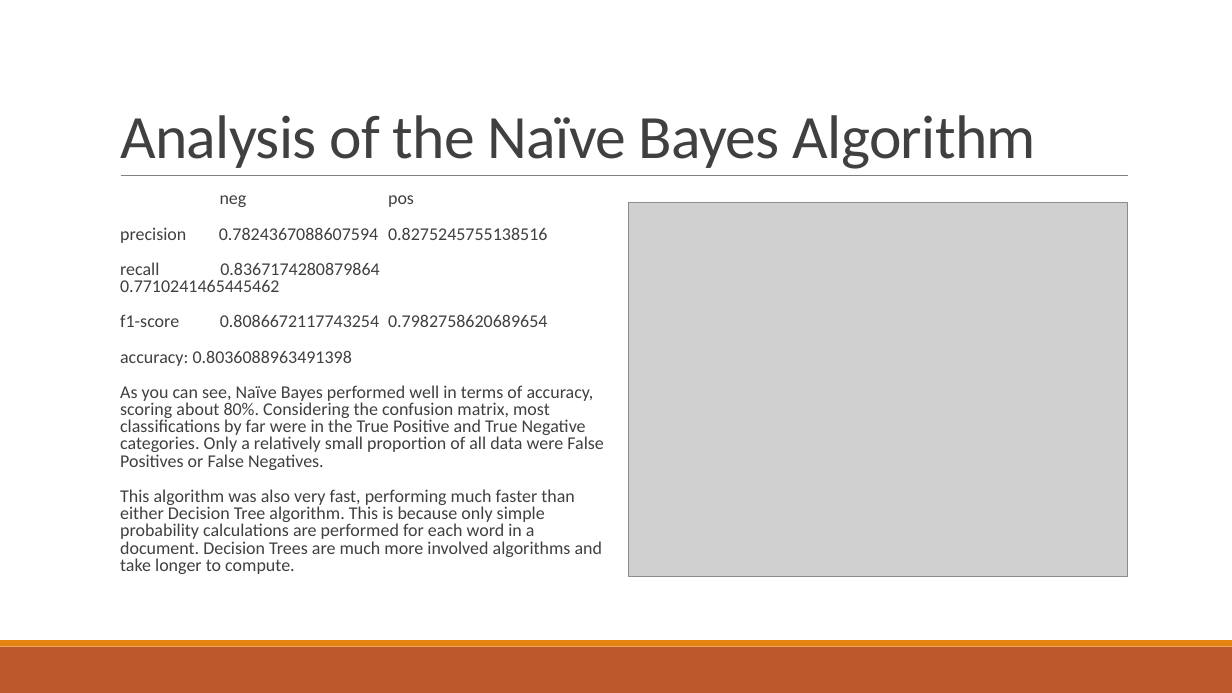
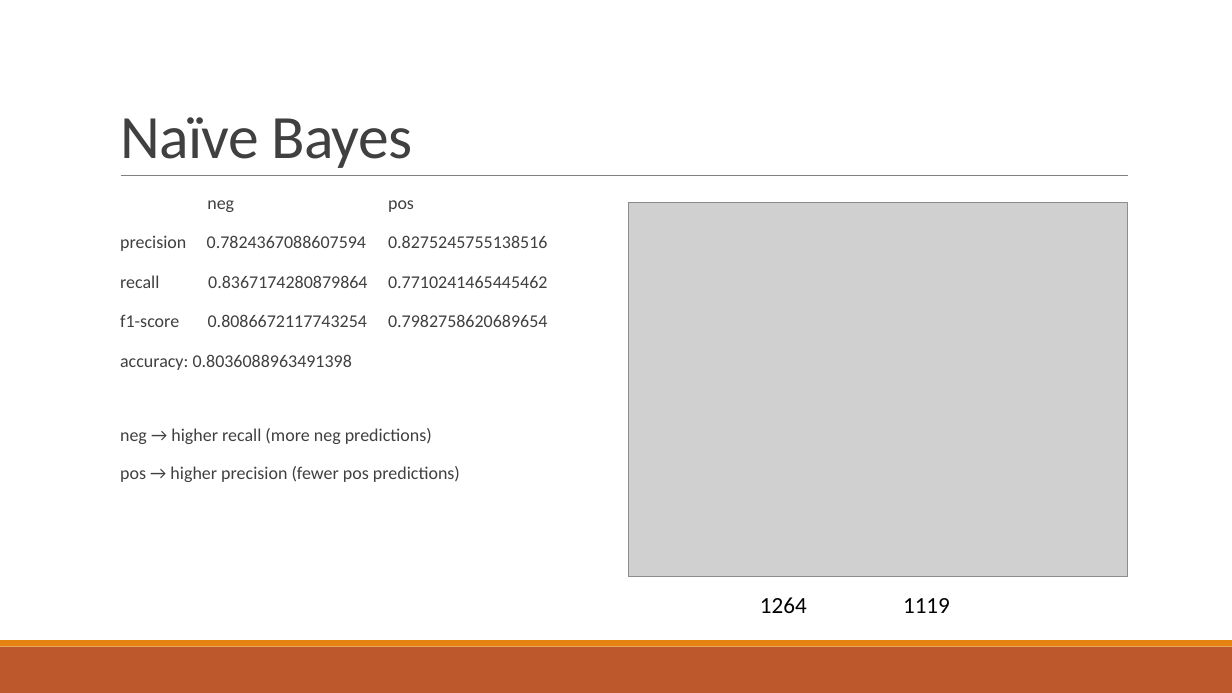
Before and after one commit to BlackSound1/COMP472_A1, a slide deck: slide 6 of presentation.pptx. Drawn at 1232x693 pixels with LibreOffice and Linux fonts; fonts in the diff are those of the drawing; grey boxes stand for pictures. Boxes give left, top, right and bottom in pixels: in the first picture for what was removed or moved away, otherwise in the second. Text is boxed around its words. In the diff, an @@ line names an element or a change of style, - is before the commit and + after.

```diff
--- a/presentation.pptx
+++ b/presentation.pptx
@@ title at (120,117,412,168): text changed @@
-Analysis of the Naïve Bayes Algorithm
+Naïve Bayes
@@ text at (120,200,547,370): line spacing 0.8 to 1 @@
@@ text at (120,428,460,482): text changed @@
-  As you can see, Naïve Bayes performed well in terms of accuracy, scoring about 80%. Considering the confusion matrix, most classifications by far were in the True Positive and True Negative categories. Only a relatively small proportion of all data were False Positives or False Negatives.
-  This algorithm was also very fast, performing much faster than either Decision Tree algorithm. This is because only simple probability calculations are performed for each word in a document. Decision Trees are much more involved algorithms and take longer to compute.
+  neg → higher recall (more neg predictions)
+  pos → higher precision (fewer pos predictions)
@@ text added at (760,597,807,613), 18 pt, text #000000 @@
+1264
@@ text added at (903,598,950,613), 18 pt, text #000000 @@
+1119
```
Also in this commit, not shown: 7 other slides changed, 1 slide added, 2 slides removed.
